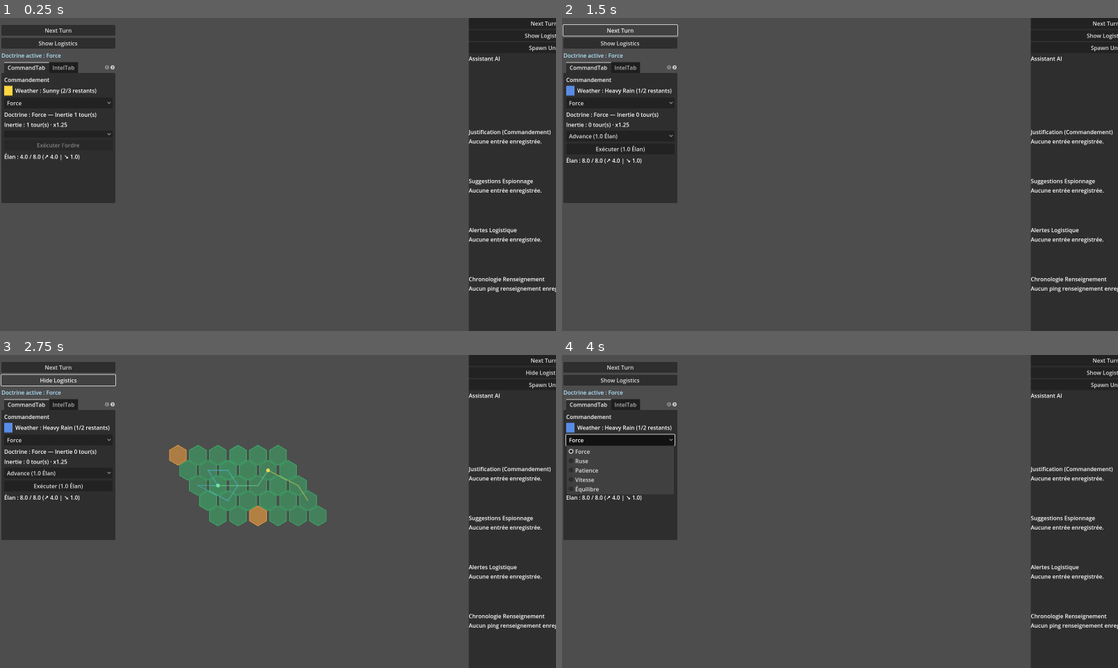
Above: before the commit, frames 1-4 (two rows, left to right).
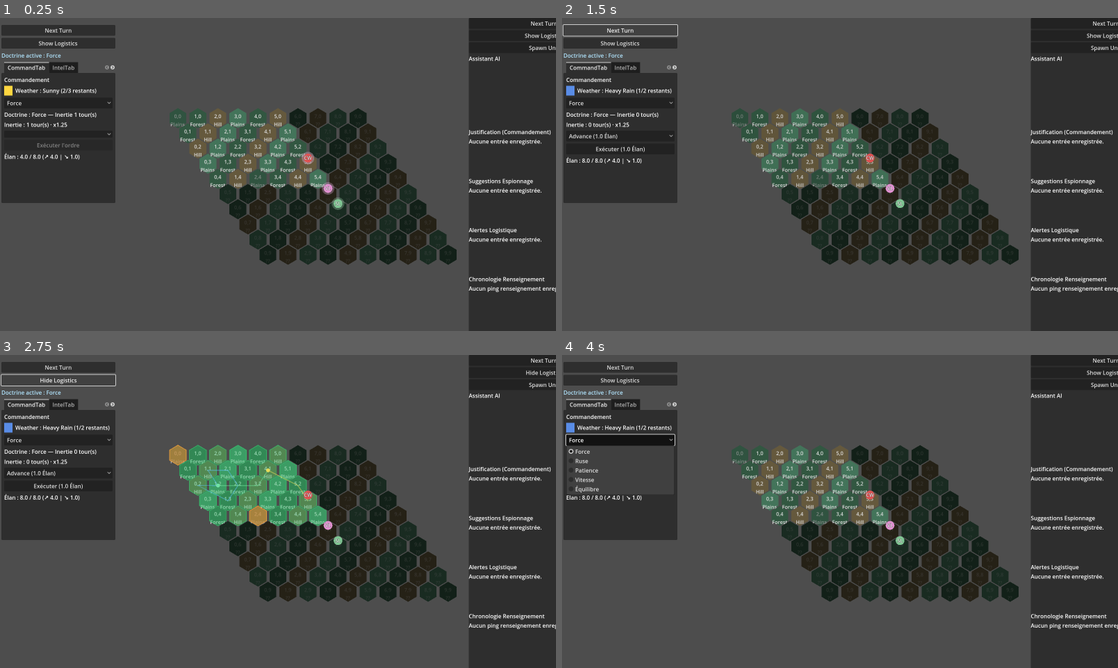
Above: after the commit, the same moments.

Repository: Pierlab/weave-of-war
Game: Godot game, scene res://scenes/main.tscn
Same seed, same stepped clock (60 frames per second), same inputs: the game is played once before the commit and once after it.
Inputs:
- Up to frame 1 (0.25 s): no input
- Up to frame 2 (1.5 s): click "Next Turn" at 0.5 s; click "Next Turn" at 1.25 s
- Up to frame 3 (2.75 s): click "Show Logistics" at 2 s
- Up to frame 4 (4 s): click "Hide Logistics" at 2.75 s; click "Force" at 3.5 s

The runs differ from the first frame. In frame 1, 14% of the frame differs, in the area x 30-83%, y 28-79%; in frame 2, 14%; in frame 3, 11%; in frame 4, 14%.
Error before the commit: Parse Error: Could not preload resource script "res://scenes/map/formation_overlay.gd". (res://scenes/map/map.gd:7)

Commit message:
Fix Godot 4.5.1 preload for formation overlay

Diff:
--- a/scenes/map/formation_overlay.gd
+++ b/scenes/map/formation_overlay.gd
@@ -218,7 +218,7 @@
         token["position"] = _unit_positions.get(unit_id, {}).get("position", Vector2.ZERO)
         token["label"] = _build_label(token)
         _unit_tokens[unit_id] = token
-    var incoming_ids: Array[String] = Array[String]()
+    var incoming_ids: Array = []
     for unit_id_variant in units.keys():
         incoming_ids.append(str(unit_id_variant))
     var stored_ids: Array = _unit_tokens.keys()
Not shown, changed: CHANGELOG.md
Not shown, changed: README.md
Not shown, changed: context_snapshot.md
Not shown, changed: context_update.md
Not shown, changed: docs/agents/missions/vertical_slice_p0.md
